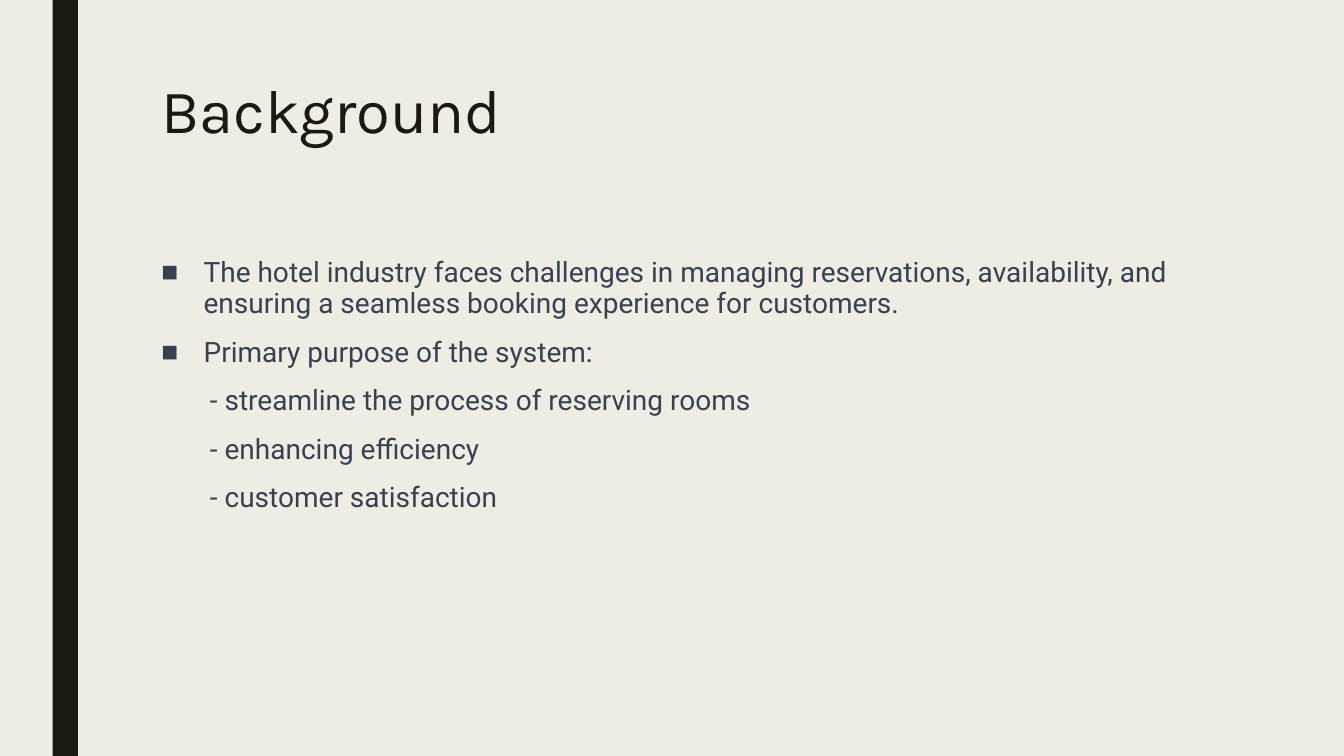
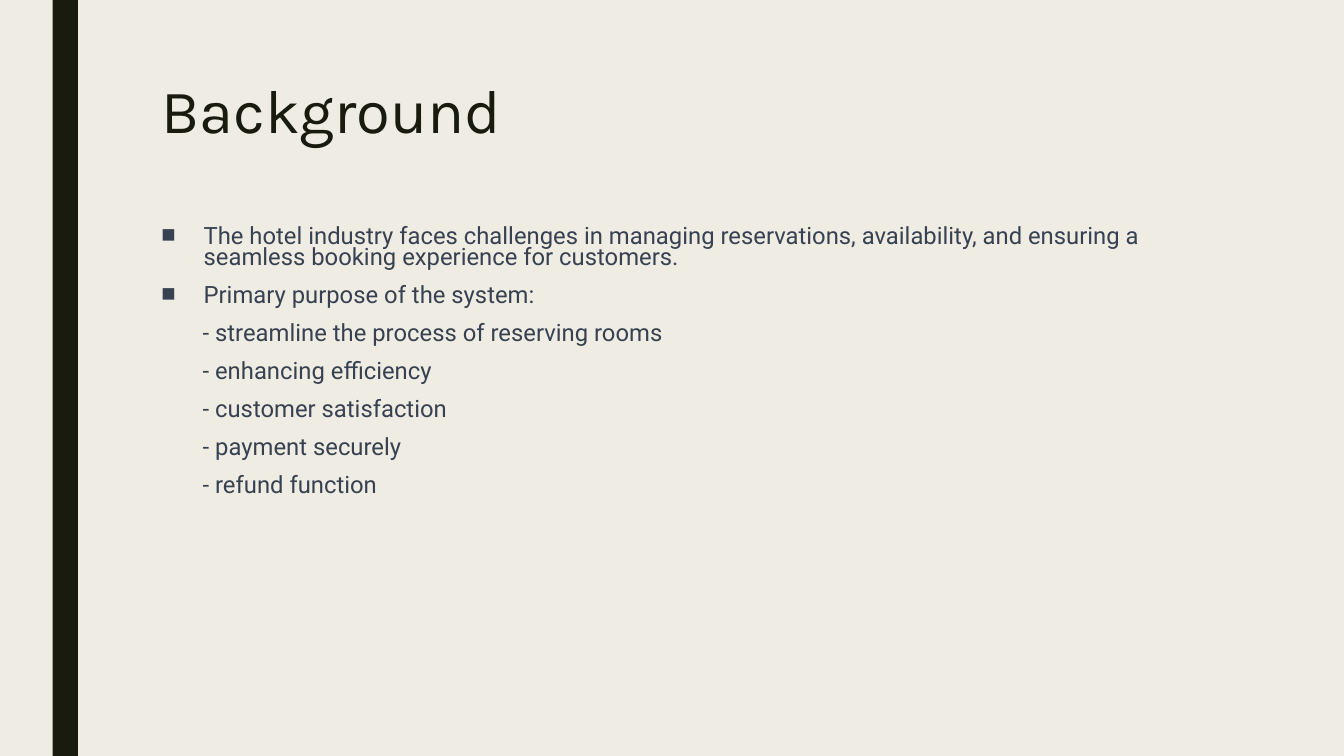
Before and after one commit to LiQianCA/FSD08-WebServices-Hotel_booking, a slide deck: slide 2 of Presentation1 9.35.06 PM.pptx. Drawn at 1344x756 pixels with LibreOffice and Linux fonts; fonts in the diff are those of the drawing. Boxes give left, top, right and bottom in pixels: in the first picture for what was removed or moved away, otherwise in the second. Text is boxed around its words. In the diff, an @@ line names an element or a change of style, - is before the commit and + after.

Commit message:
updated

```diff
--- a/Presentation1 9.35.06 PM.pptx
+++ b/Presentation1 9.35.06 PM.pptx
@@ text "The hotel industry faces challenges ...": place and size @@
-text "The hotel industry faces challenges ..." at <box>204,260,1167,508</box>
+text "The hotel industry faces challenges ..." at <box>204,226,1139,493</box>
@@ text at <box>204,226,1139,417</box>: size 20 to 17 pt in "The hotel industry faces challenges in managing ...", "Primary purpose of the system:", "- streamline the process of reserving rooms", "- enhancing efficiency" and 1 more places; line spacing 0.94 to 0.74 @@
@@ text at <box>215,437,401,493</box>: paragraphs added @@
+- payment securely
+- refund function
```
Also in this commit, not shown: 2 other slides changed.
